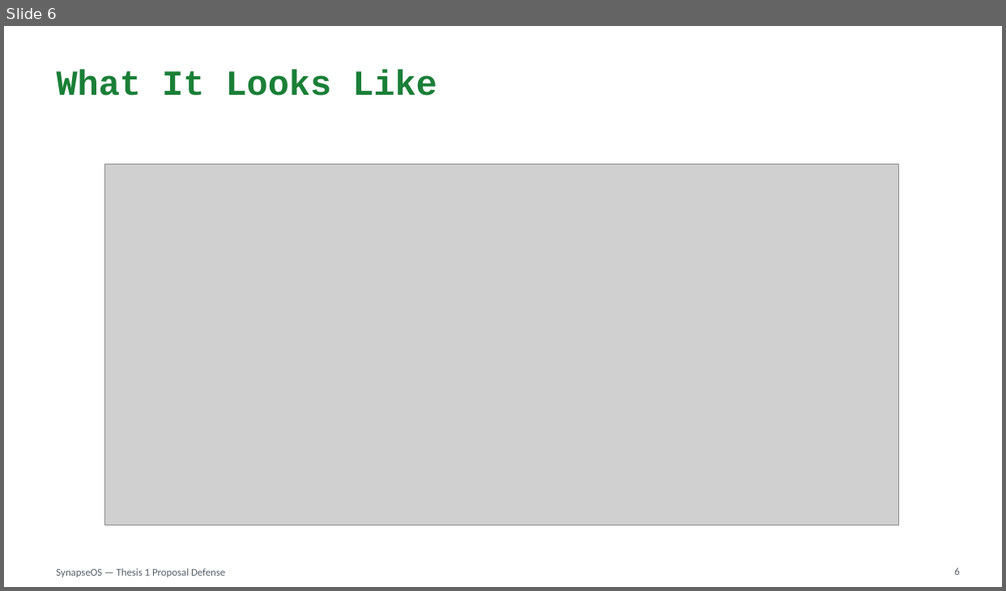
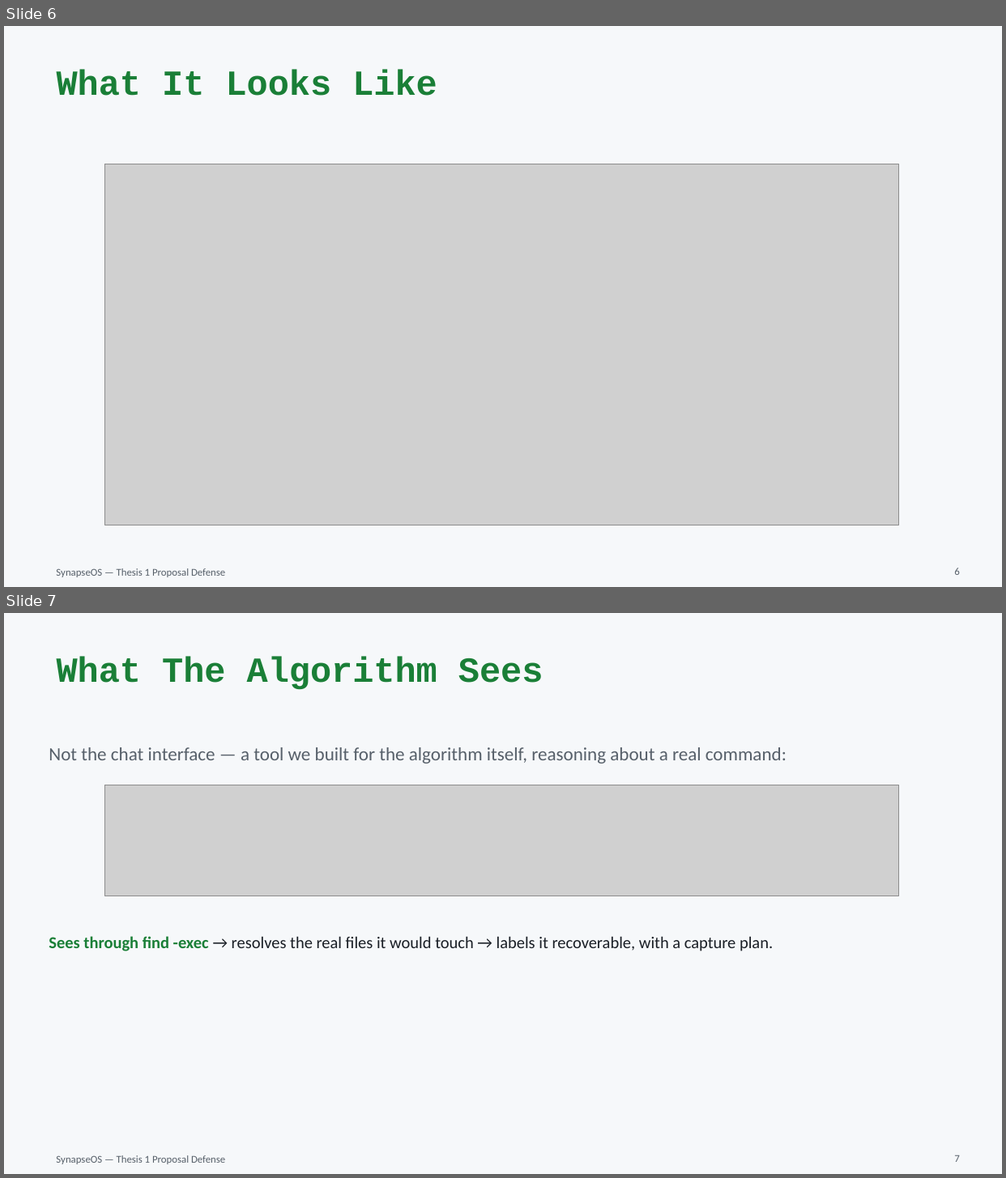
Before and after one commit to willardcsoriano/thesis, a slide deck: thesis 1/defense/SynapseOS_Proposal_Defense.pptx. Shown one above the other, each under a label of ours: slide 6 before the commit, slides 6 and 7 after it. The pictures are 1006x591 and 1006x1178 pixels, drawn with LibreOffice and Linux fonts; fonts in the diff are those of the drawing; grey boxes stand for pictures. Boxes give left, top, right and bottom in pixels: in the first picture for what was removed or moved away, otherwise in the second. Text is boxed around its words. In the diff, an @@ line names an element or a change of style, - is before the commit and + after.

```diff
--- a/thesis 1/defense/SynapseOS_Proposal_Defense.pptx
+++ b/thesis 1/defense/SynapseOS_Proposal_Defense.pptx
@@ slide 7 added at bbox=[4, 613, 1002, 1174], background #F6F8FA; not listed: 1 template element that a slide beside it also shows @@
@@ title added at bbox=[57, 656, 543, 690], 34 pt, text #1A7F37, bold @@
+What The Algorithm Sees
@@ text added at bbox=[49, 747, 786, 764], 18 pt, text #57606A @@
+Not the chat interface — a tool we built for the algorithm itself, reasoning about a real command:
@@ picture added at bbox=[105, 786, 898, 896] @@
@@ text added at bbox=[49, 936, 773, 952], 16 pt, text #1A1F26 @@
+Sees through find -exec → resolves the real files it would touch → labels it recoverable, with a capture plan.
@@ page number added at bbox=[954, 1156, 959, 1162], 10 pt, text #57606A @@
+7
```
Also in this commit, not shown: 17 other slides changed, 3 other files.
